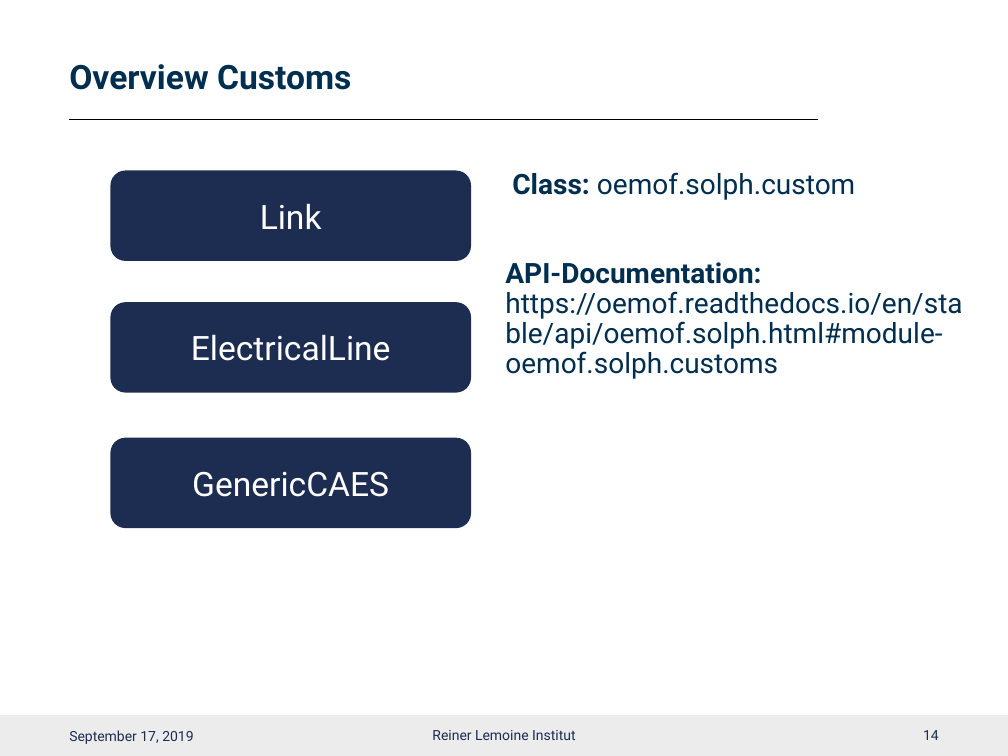
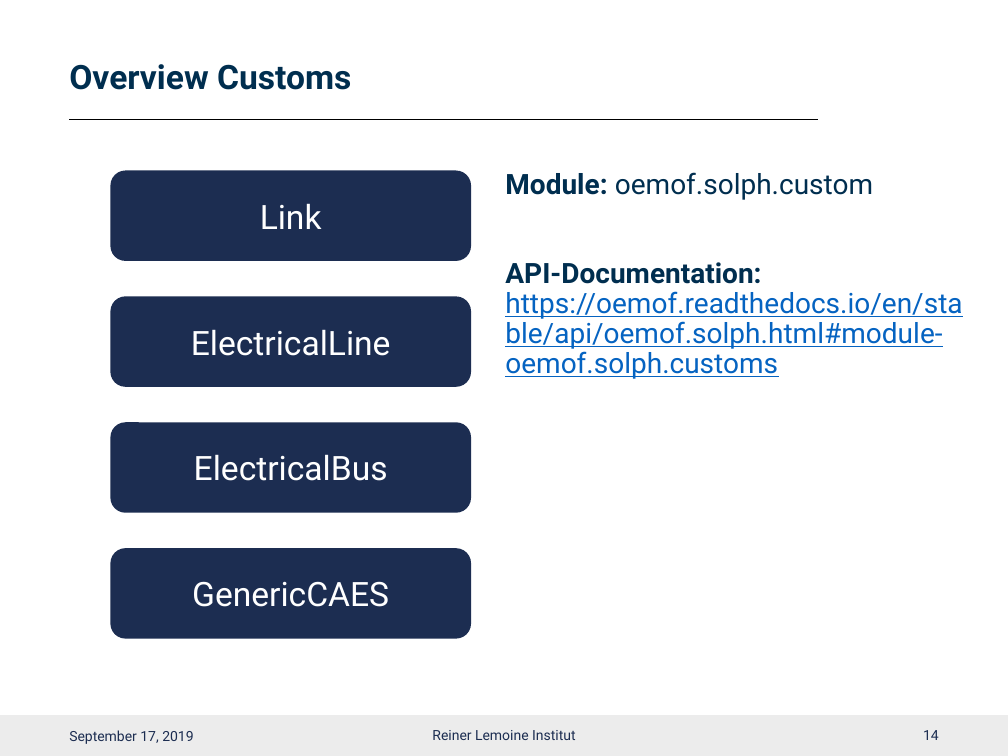
Before and after one commit to smartie2076/oemof_workshop, a slide deck: slide 15 of Oemof_Workshop_05_Components.pptx. Drawn at 1008x756 pixels with LibreOffice and Linux fonts; fonts in the diff are those of the drawing; background and template pictures are left out. Boxes give left, top, right and bottom in pixels: in the first picture for what was removed or moved away, otherwise in the second. Text is boxed around its words. In the diff, an @@ line names an element or a change of style, - is before the commit and + after.

```diff
--- a/Oemof_Workshop_05_Components.pptx
+++ b/Oemof_Workshop_05_Components.pptx
@@ text at (505,172,873,200): text changed @@
-Class: oemof.solph.custom
+Module: oemof.solph.custom
@@ text at (505,262,962,379): text colour #002E4F to #0563C1, underline on in "https://oemof.readthedocs.io/en/stable/api/oemof.solph.html# ..." @@
@@ rounded rectangle "ElectricalLine": place and size @@
-rounded rectangle "ElectricalLine" at (111,302,472,393)
+rounded rectangle "ElectricalLine" at (111,296,472,387)
@@ rounded rectangle added at (111,422,472,513), fill #1C2D51, 24 pt, text #FFFFFF @@
+ElectricalBus
@@ rounded rectangle "GenericCAES": place and size @@
-rounded rectangle "GenericCAES" at (111,437,472,528)
+rounded rectangle "GenericCAES" at (111,548,472,639)
```
Also in this commit, not shown: 9 other slides changed, 3 other files.
